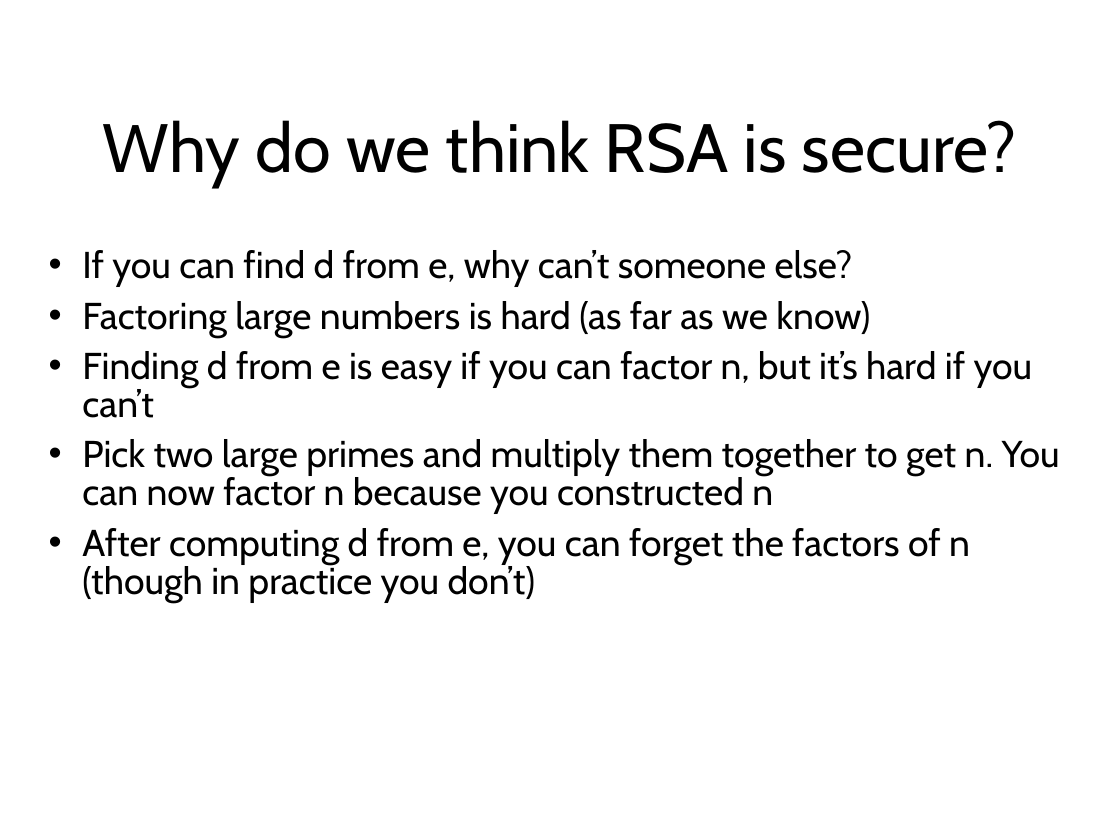
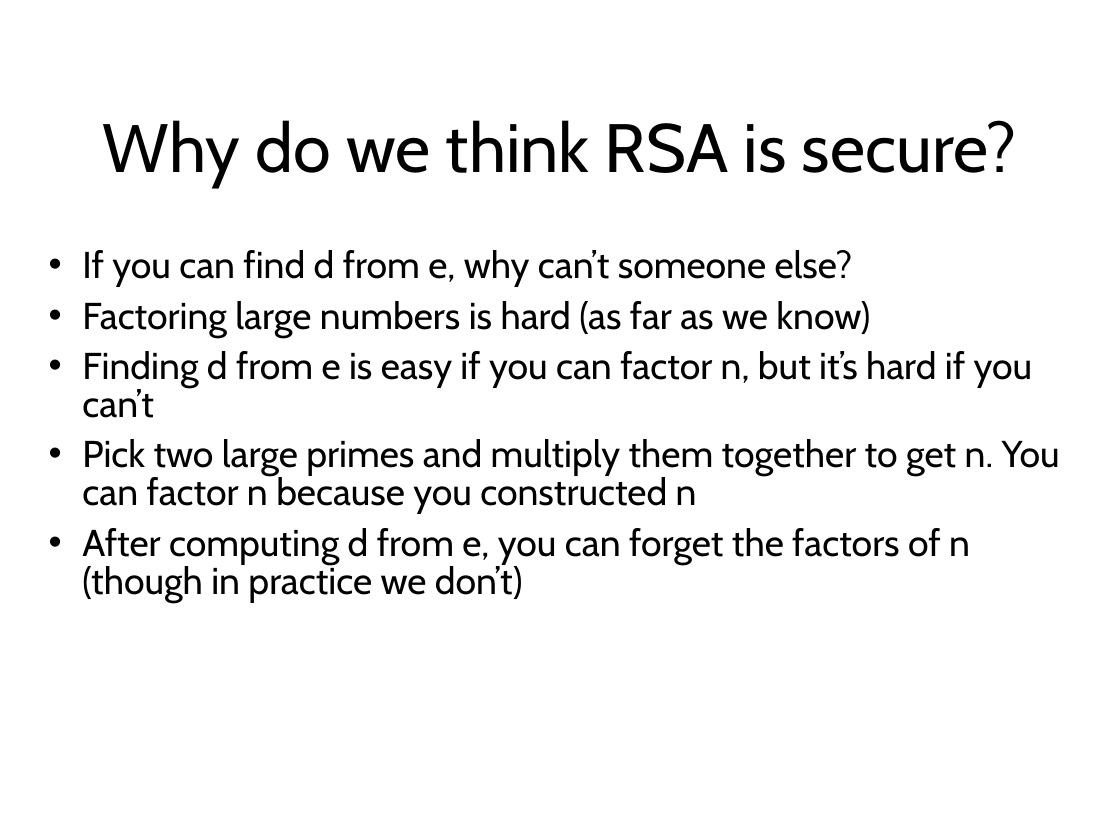
Before and after one commit to sftcd/cs7053, a slide deck: slide 119 of 2022lectures/04-crypto.odp. Drawn at 1120x840 pixels with LibreOffice and Linux fonts; fonts in the diff are those of the drawing. Boxes give left, top, right and bottom in pixels: in the first picture for what was removed or moved away, otherwise in the second. Text is boxed around its words. In the diff, an @@ line names an element or a change of style, - is before the commit and + after.

```diff
--- a/2022lectures/04-crypto.odp
+++ b/2022lectures/04-crypto.odp
@@ text at box(82, 439, 1060, 602): text changed @@
-• Pick two large primes and multiply them together to get n. You can now factor n because you constructed n
-• After computing d from e, you can forget the factors of n (though in practice you don’t)
+• Pick two large primes and multiply them together to get n. You can factor n because you constructed n
+• After computing d from e, you can forget the factors of n (though in practice we don’t)
```
Also in this commit, not shown: 21 other slides changed.
